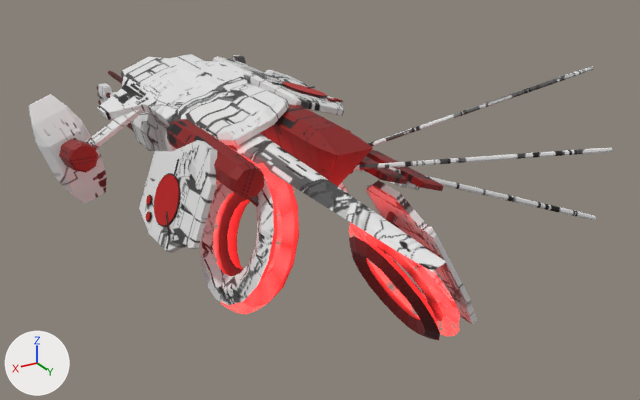
One commit to the Blender file sting/sting.blend: the scene before it, then after it.
The view is the same before and after, from a 50 mm camera at (5.24, 10.11, 4.2) aimed at (-0.73, 0.16, -0.77). Arrows for +X, +Y and +Z are at lower left; the lights stay in place.

The older version as bpy lines, for what is in view:
```python
me_base = bpy.data.meshes.new('base')
me_base.from_pydata(...)  # 2912 vertices, 3620 faces; spans x -4.4..7.0, y -7.5..8.3, z -20.5..14.2
me_base.materials.append(None)
me_glow = bpy.data.meshes.new('glow')
me_glow.from_pydata(...)  # 768 vertices, 768 faces; spans x -1.25..1.25, y -1.25..2.03, z -7.89..0.25
me_glow.materials.append(mat_engine_glow_zalek_drone)
ob_base_glow = bpy.data.objects.new('base_glow', me_base)
ob_base_glow.location = (0.0, 0.0, 0.0)
ob_base_glow.rotation_euler = (-0.586, 2.205, -0.714)  # degrees (-34, 126, -41)
ob_base_glow.scale = (0.556, 0.556, 0.168)
ob_base_glow.material_slots[0].link = 'OBJECT'; ob_base_glow.material_slots[0].material = mat_base_glow
ob_glow = bpy.data.objects.new('glow', me_glow)
ob_glow.location = (1.14, 1.57, -0.28)
ob_glow.rotation_euler = (0.0, 1.214, 0.0)  # degrees (0, 70, 0)
ob_glow.scale = (0.735, 0.798, 0.346)
```
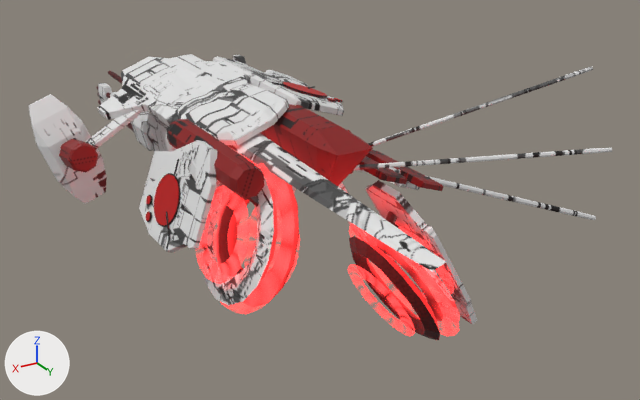
Pixel boxes [x1, y1, x2, y2] of what changed, in the pictures (640 x 400 px):
'glow.001', added: after [198, 186, 454, 292]
'glow.002', added: after [246, 209, 415, 336]

The change in detail:
Mesh me_glow_002 is new.
It has 768 vertices, 768 faces and spans x -1.25..1.56, y -1.25..2.58, z -8.6..0.25.
It uses material mat_engine_glow_zalek_drone.
Mesh me_glow_001 is new.
It has 768 vertices, 768 faces and spans x -1.36..1.14, y -1.25..2.44, z -10.76..3.5.
It uses material mat_engine_glow_zalek_drone.
Object 'glow.002' (ob_glow_002) is new; it shows me_glow_002.
Its location is (0.82, 1.57, -0.49).
Its rotation in degrees is (0, 70, 0).
Its scale is (0.452, 0.49, 0.213).
Object 'glow.001' (ob_glow_001) is new; it shows me_glow_001.
Its location is (0.82, 1.57, -0.49).
Its rotation in degrees is (0, 70, 0).
Its scale is (0.452, 0.49, 0.213).
